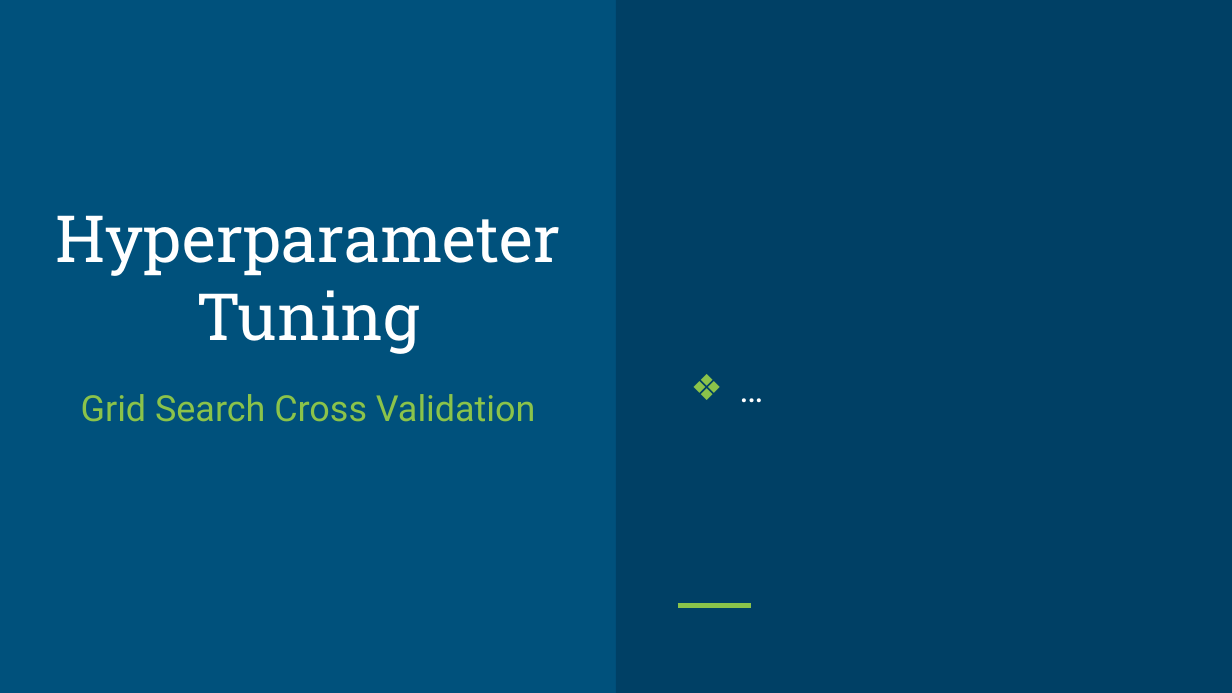
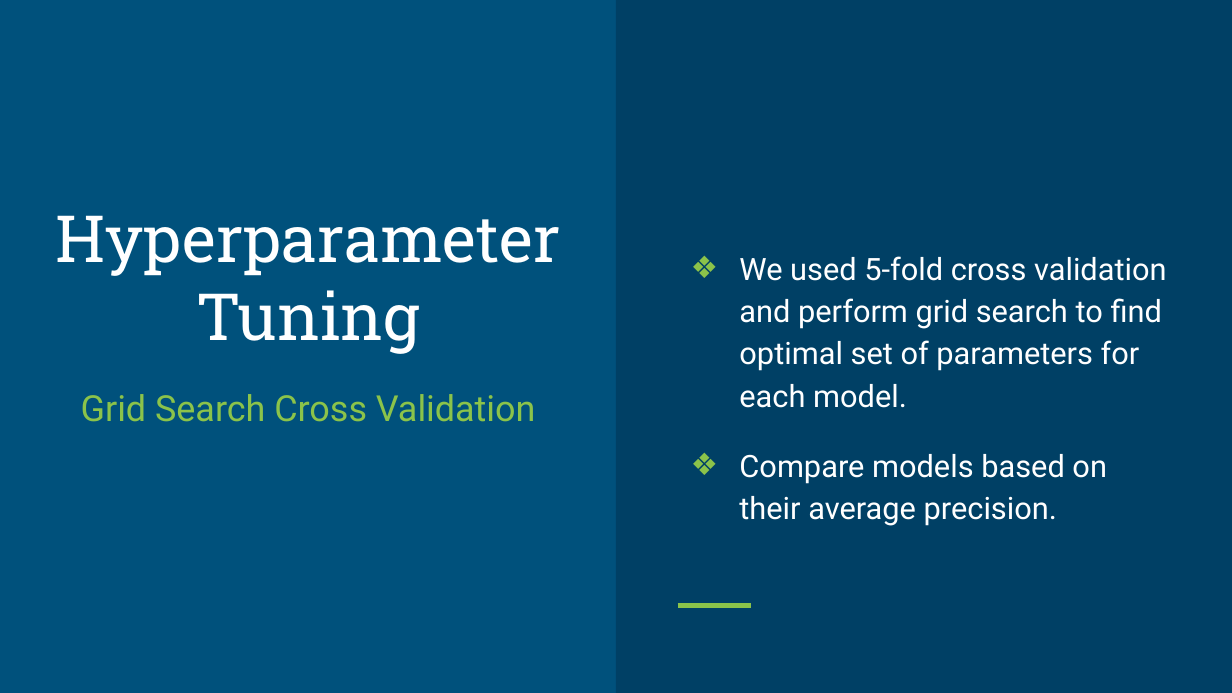
Before and after one commit to shiranimehr/Capstone-two, a slide deck: slide 9 of insincere_questions_classification/reports/Presentation.pptx. Drawn at 1232x693 pixels with LibreOffice and Linux fonts; fonts in the diff are those of the drawing. Boxes give left, top, right and bottom in pixels: in the first picture for what was removed or moved away, otherwise in the second. Text is boxed around its words. In the diff, an @@ line names an element or a change of style, - is before the commit and + after.

```diff
--- a/insincere_questions_classification/reports/Presentation.pptx
+++ b/insincere_questions_classification/reports/Presentation.pptx
@@ text at (739, 256, 1167, 526): text changed; size 21 to 18 pt @@
-❖ …
+❖ We used 5-fold cross validation and perform grid search to find optimal set of parameters for each model.
+❖ Compare models based on their average precision.
```
Also in this commit, not shown: 6 other slides changed, 2 slides added.
